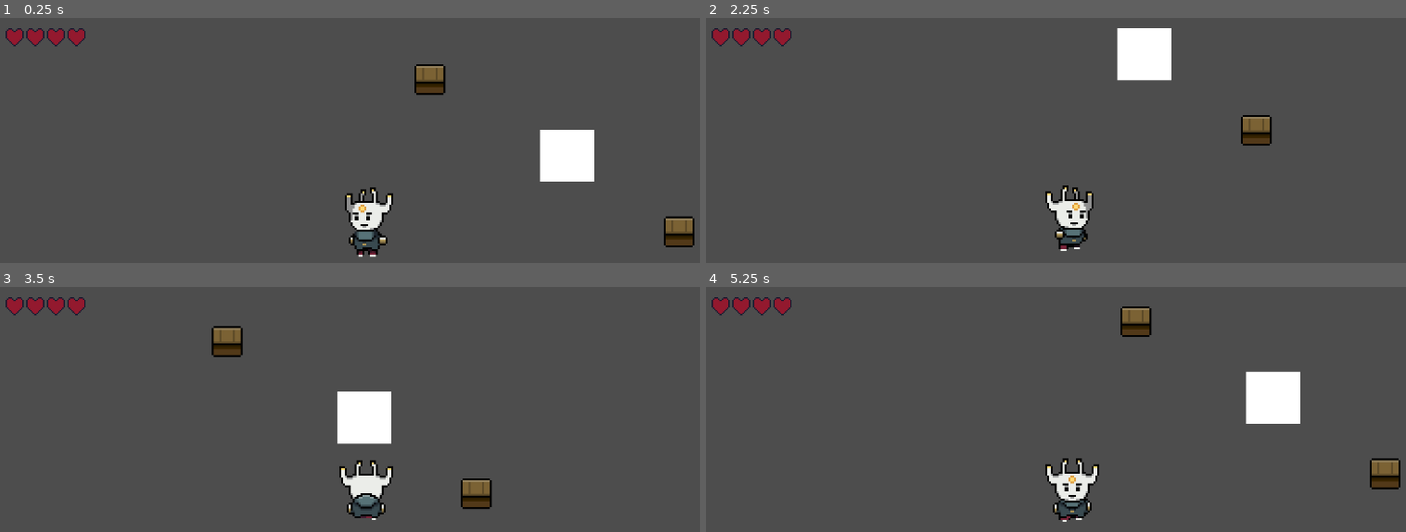
Above: before the commit, frames 1-4 (two rows, left to right).
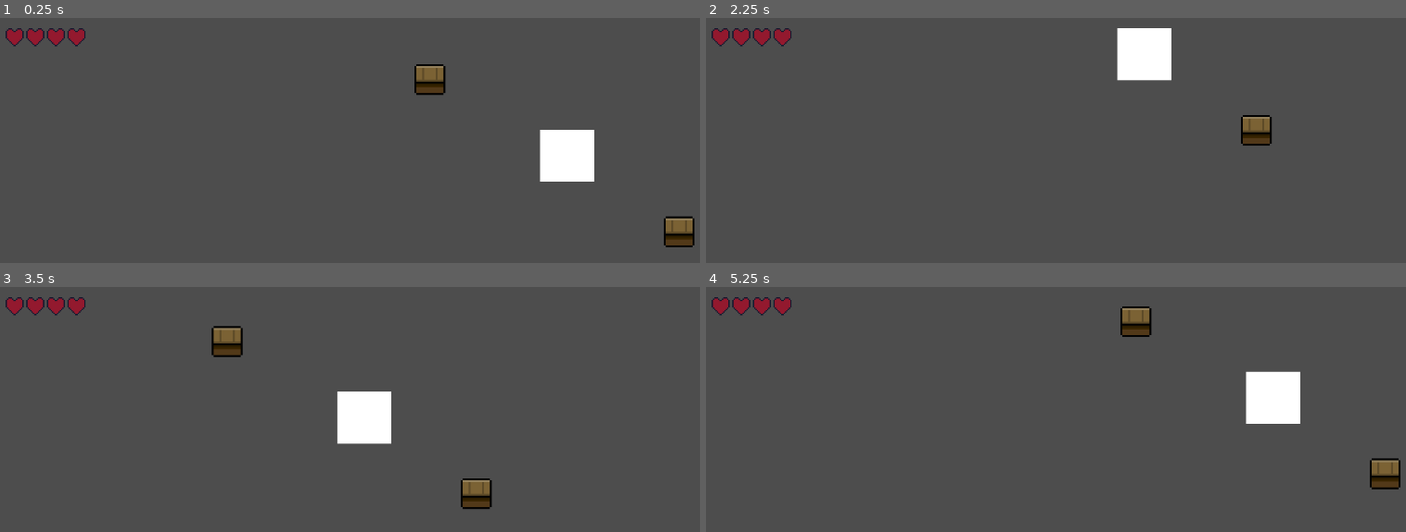
Above: after the commit, the same moments.

Repository: Tukki89/new-game-project
Game: Godot game, scene res://scenes/Level/level_1.tscn
Same seed, same stepped clock (60 frames per second), same inputs: the game is played once before the commit and once after it.
Inputs:
- Up to frame 1 (0.25 s): no input
- Up to frame 2 (2.25 s): tap Enter at 0.5 s; hold Right (ui_right) 0.53-1.28 s; hold Down (ui_down) 1.28-2.03 s; hold Right (ui_right) from 2.03 s (still down)
- Up to frame 3 (3.5 s): release Right (ui_right) at 2.78 s; hold Up (ui_up) from 2.78 s (still down)
- Up to frame 4 (5.25 s): release Up (ui_up) at 3.53 s; hold Left (ui_left) 3.53-5.03 s; hold Down (ui_down) from 5.03 s (still down)

The runs differ from the first frame. In frame 1, 1.1% of the frame differs, in the area x 49-57%, y 69-98%; in frame 2, 1.1%; in frame 3, 1.0%; in frame 4, 1.1%.

Commit message:
Player Rework

Diff:
--- a/EnchantedForest.tscn
+++ b/EnchantedForest.tscn
@@ -969,6 +969,10 @@
 
 [node name="Node2D" type="Node2D"]
 
+[node name="Player" parent="." instance=ExtResource("4_ecd66")]
+z_index = 1
+position = Vector2(175, 335)
+
 [node name="TileMap" type="TileMap" parent="."]
 tile_set = SubResource("TileSet_ooghn")
 format = 2
@@ -1026,6 +1030,3 @@
 use_parent_material = true
 tile_map_data = PackedByteArray("AAACAAoAAAAPAAsAAAACAAsAAAAPAAwAAAACAAwAAAAPAA0AAAACAA0AAAAPAA4AAAACAA4AAAAPAA8AAAADAA …(2400 unchanged characters)…
 tile_set = SubResource("TileSet_ooghn")
-
-[node name="Player" parent="." instance=ExtResource("4_ecd66")]
-position = Vector2(100, 454)
--- a/scenes/Player/player.tscn
+++ b/scenes/Player/player.tscn
@@ -1,7 +1,7 @@
 [gd_scene load_steps=42 format=3 uid="uid://brin0gve4qj2j"]
 
 [ext_resource type="Script" path="res://script/Entity/player.gd" id="1_n7ypk"]
-[ext_resource type="Texture2D" uid="uid://b2olw4qvwi5kp" path="res://2d_rpg_sprites/Sprites/Player/Player-rpg.png" id="1_w6it8"]
+[ext_resource type="Texture2D" uid="uid://dmg1l7e1sgaiy" path="res://2d_rpg_sprites/Sprites/Player/Elite Swordsman Sprite Sheet.png" id="2_dvrgt"]
 
 [sub_resource type="CircleShape2D" id="CircleShape2D_1gj4n"]
 radius = 6.0
@@ -47,7 +47,7 @@
 
 [sub_resource type="Animation" id="Animation_lfrml"]
 resource_name = "idle_down"
-length = 0.5
+length = 0.8
 loop_mode = 1
 tracks/0/type = "value"
 tracks/0/imported = false
@@ -56,10 +56,10 @@
 tracks/0/interp = 1
 tracks/0/loop_wrap = true
 tracks/0/keys = {
-"times": PackedFloat32Array(0, 0.0333333, 0.0666667, 0.1, 0.133333),
-"transitions": PackedFloat32Array(1, 1, 1, 1, 1),
-"update": 1,
-"values": [6, 7, 8, 9, 10]
+"times": PackedFloat32Array(0, 0.0666667, 0.166667, 0.266667, 0.366667, 0.466667, 0.6, 0.733333),
+"transitions": PackedFloat32Array(1, 1, 1, 1, 1, 1, 1, 1),
+"update": 1,
+"values": [1, 2, 3, 4, 5, 6, 7, 8]
 }
 tracks/1/type = "value"
 tracks/1/imported = false
@@ -85,10 +85,10 @@
 tracks/0/interp = 1
 tracks/0/loop_wrap = true
 tracks/0/keys = {
-"times": PackedFloat32Array(0, 0.0333333, 0.0666667, 0.1, 0.133333, 0.166667),
-"transitions": PackedFloat32Array(1, 1, 1, 1, 1, 1),
-"update": 1,
-"values": [12, 13, 14, 15, 16, 17]
+"times": PackedFloat32Array(0, 0.0666667, 0.166667, 0.266667, 0.366667, 0.466667, 0.6, 0.733333),
+"transitions": PackedFloat32Array(1, 1, 1, 1, 1, 1, 1, 1),
+"update": 1,
+"values": [1, 2, 3, 4, 5, 6, 7, 8]
 }
 tracks/1/type = "value"
 tracks/1/imported = false
@@ -114,10 +114,10 @@
 tracks/0/interp = 1
 tracks/0/loop_wrap = true
 tracks/0/keys = {
-"times": PackedFloat32Array(0, 0.0666667, 0.133333, 0.2, 0.266667),
-"transitions": PackedFloat32Array(1, 1, 1, 1, 1),
-"update": 1,
-"values": [1, 2, 3, 4, 5]
+"times": PackedFloat32Array(-0.0666667, 0, 0.1, 0.2, 0.3, 0.4, 0.533333, 0.666667),
+"transitions": PackedFloat32Array(1, 1, 1, 1, 1, 1, 1, 1),
+"update": 1,
+"values": [1, 2, 3, 4, 5, 6, 7, 8]
 }
 tracks/1/type = "value"
 tracks/1/imported = false
@@ -143,10 +143,10 @@
 tracks/0/interp = 1
 tracks/0/loop_wrap = true
 tracks/0/keys = {
-"times": PackedFloat32Array(0, 0.0333333, 0.0666667, 0.1, 0.133333, 0.166667),
-"transitions": PackedFloat32Array(1, 1, 1, 1, 1, 1),
-"update": 1,
-"values": [18, 19, 20, 21, 22, 23]
+"times": PackedFloat32Array(0, 0.0666667, 0.166667, 0.266667, 0.366667, 0.466667, 0.6, 0.733333),
+"transitions": PackedFloat32Array(1, 1, 1, 1, 1, 1, 1, 1),
+"update": 1,
+"values": [1, 2, 3, 4, 5, 6, 7, 8]
 }
 tracks/1/type = "value"
 tracks/1/imported = false
@@ -163,7 +163,7 @@
 
 [sub_resource type="Animation" id="Animation_oq67d"]
 resource_name = "move_down"
-length = 0.15
+length = 0.8
 loop_mode = 1
 tracks/0/type = "value"
 tracks/0/imported = false
@@ -172,10 +172,10 @@
 tracks/0/interp = 1
 tracks/0/loop_wrap = true
 tracks/0/keys = {
-"times": PackedFloat32Array(0, 0.0333333, 0.0666667, 0.1, 0.133333, 0.166667, 0.2, 0.233333),
-"transitions": PackedFloat32Array(1, 1, 1, 1, 1, 1, 1, 1),
-"update": 1,
-"values": [32, 33, 34, 35, 36, 37, 38, 39]
+"times": PackedFloat32Array(0, 0.1, 0.2, 0.3, 0.4, 0.5, 0.6, 0.7, 0.8),
+"transitions": PackedFloat32Array(1, 1, 1, 1, 1, 1, 1, 1, 1),
+"update": 1,
+"values": [9, 10, 11, 12, 13, 14, 15, 16, 17]
 }
 tracks/1/type = "value"
 tracks/1/imported = false
@@ -192,7 +192,7 @@
 
 [sub_resource type="Animation" id="Animation_giknx"]
 resource_name = "move_left"
-length = 0.15
+length = 0.8
 loop_mode = 1
 tracks/0/type = "value"
 tracks/0/imported = false
@@ -201,10 +201,10 @@
 tracks/0/interp = 1
 tracks/0/loop_wrap = true
 tracks/0/keys = {
-"times": PackedFloat32Array(0, 0.0333333, 0.0666667, 0.1, 0.133333, 0.166667, 0.2, 0.233333),
-"transitions": PackedFloat32Array(1, 1, 1, 1, 1, 1, 1, 1),
-"update": 1,
-"values": [40, 41, 42, 43, 44, 45, 46, 47]
+"times": PackedFloat32Array(0, 0.1, 0.2, 0.3, 0.4, 0.5, 0.6, 0.7, 0.8),
+"transitions": PackedFloat32Array(1, 1, 1, 1, 1, 1, 1, 1, 1),
+"update": 1,
+"values": [9, 10, 11, 12, 13, 14, 15, 16, 17]
 }
 tracks/1/type = "value"
 tracks/1/imported = false
@@ -221,7 +221,7 @@
 
 [sub_resource type="Animation" id="Animation_h44cg"]
 resource_name = "move_right"
-length = 0.15
+length = 0.8
 loop_mode = 1
 tracks/0/type = "value"
 tracks/0/imported = false
@@ -230,10 +230,10 @@
 tracks/0/interp = 1
 tracks/0/loop_wrap = true
 tracks/0/keys = {
-"times": PackedFloat32Array(0, 0.0333333, 0.0666667, 0.1, 0.133333, 0.166667, 0.2, 0.233333),
-"transitions": PackedFloat32Array(1, 1, 1, 1, 1, 1, 1, 1),
-"update": 1,
-"values": [24, 25, 26, 27, 28, 29, 30, 31]
+"times": PackedFloat32Array(0, 0.1, 0.2, 0.3, 0.4, 0.5, 0.6, 0.7, 0.8),
+"transitions": PackedFloat32Array(1, 1, 1, 1, 1, 1, 1, 1, 1),
+"update": 1,
+"values": [9, 10, 11, 12, 13, 14, 15, 16, 17]
 }
 tracks/1/type = "value"
 tracks/1/imported = false
@@ -250,35 +250,34 @@
 
 [sub_resource type="Animation" id="Animation_5rcum"]
 resource_name = "move_up"
-length = 0.15
-loop_mode = 1
-tracks/0/type = "value"
-tracks/0/imported = false
-tracks/0/enabled = true
-tracks/0/path = NodePath("Sprite2D:frame")
-tracks/0/interp = 1
-tracks/0/loop_wrap = true
-tracks/0/keys = {
-"times": PackedFloat32Array(0, 0.0333333, 0.0666667, 0.1, 0.133333, 0.166667, 0.2, 0.233333),
-"transitions": PackedFloat32Array(1, 1, 1, 1, 1, 1, 1, 1),
-"update": 1,
-"values": [48, 49, 50, 51, 52, 53, 54, 55]
+length = 0.8
+tracks/0/type = "value"
+tracks/0/imported = false
+tracks/0/enabled = true
+tracks/0/path = NodePath("Sprite2D:frame")
+tracks/0/interp = 1
+tracks/0/loop_wrap = true
+tracks/0/keys = {
+"times": PackedFloat32Array(0, 0.1, 0.2, 0.3, 0.4, 0.5, 0.6, 0.7, 0.8),
+"transitions": PackedFloat32Array(1, 1, 1, 1, 1, 1, 1, 1, 1),
+"update": 1,
+"values": [9, 10, 11, 12, 13, 14, 15, 16, 17]
 }
 
 [sub_resource type="Animation" id="Animation_jjtxs"]
 resource_name = "sword_down"
-length = 0.5
-tracks/0/type = "value"
-tracks/0/imported = false
-tracks/0/enabled = true
-tracks/0/path = NodePath("Sprite2D:frame")
-tracks/0/interp = 1
-tracks/0/loop_wrap = true
-tracks/0/keys = {
-"times": PackedFloat32Array(0, 0.166667, 0.333333, 0.433333),
-"transitions": PackedFloat32Array(1, 1, 1, 1),
-"update": 1,
-"values": [60, 61, 62, 63]
+length = 0.8
+tracks/0/type = "value"
+tracks/0/imported = false
+tracks/0/enabled = true
+tracks/0/path = NodePath("Sprite2D:frame")
+tracks/0/interp = 1
+tracks/0/loop_wrap = true
+tracks/0/keys = {
+"times": PackedFloat32Array(0, 0.133333, 0.233333, 0.333333, 0.466667, 0.566667, 0.666667, 0.766667),
+"transitions": PackedFloat32Array(1, 1, 1, 1, 1, 1, 1, 1),
+"update": 1,
+"values": [16, 17, 18, 19, 20, 21, 22, 23]
 }
 tracks/1/type = "value"
 tracks/1/imported = false
@@ -321,18 +320,18 @@
 
 [sub_resource type="Animation" id="Animation_f15lc"]
 resource_name = "sword_left"
-length = 0.5
-tracks/0/type = "value"
-tracks/0/imported = false
-tracks/0/enabled = true
-tracks/0/path = NodePath("Sprite2D:frame")
-tracks/0/interp = 1
-tracks/0/loop_wrap = true
-tracks/0/keys = {
-"times": PackedFloat32Array(0, 0.166667, 0.3, 0.433333),
-"transitions": PackedFloat32Array(1, 1, 1, 1),
-"update": 1,
-"values": [64, 65, 66, 67]
+length = 0.8
+tracks/0/type = "value"
+tracks/0/imported = false
+tracks/0/enabled = true
+tracks/0/path = NodePath("Sprite2D:frame")
+tracks/0/interp = 1
+tracks/0/loop_wrap = true
+tracks/0/keys = {
+"times": PackedFloat32Array(0, 0.1, 0.2, 0.333333, 0.433333, 0.533333, 0.633333),
+"transitions": PackedFloat32Array(1, 1, 1, 1, 1, 1, 1),
+"update": 1,
+"values": [17, 18, 19, 20, 21, 22, 23]
 }
 tracks/1/type = "value"
 tracks/1/imported = false
@@ -375,18 +374,18 @@
 
 [sub_resource type="Animation" id="Animation_u50rj"]
 resource_name = "sword_right"
-length = 0.5
-tracks/0/type = "value"
-tracks/0/imported = false
-tracks/0/enabled = true
-tracks/0/path = NodePath("Sprite2D:frame")
-tracks/0/interp = 1
-tracks/0/loop_wrap = true
-tracks/0/keys = {
-"times": PackedFloat32Array(0, 0.0333333, 0.0666667, 0.1),
-"transitions": PackedFloat32Array(1, 1, 1, 1),
-"update": 1,
-"values": [56, 57, 58, 59]
+length = 0.8
+tracks/0/type = "value"
+tracks/0/imported = false
+tracks/0/enabled = true
+tracks/0/path = NodePath("Sprite2D:frame")
+tracks/0/interp = 1
+tracks/0/loop_wrap = true
+tracks/0/keys = {
+"times": PackedFloat32Array(0, 0.133333, 0.233333, 0.333333, 0.466667, 0.566667, 0.666667, 0.766667),
+"transitions": PackedFloat32Array(1, 1, 1, 1, 1, 1, 1, 1),
+"update": 1,
+"values": [16, 17, 18, 19, 20, 21, 22, 23]
 }
 tracks/1/type = "value"
 tracks/1/imported = false
@@ -429,18 +428,18 @@
 
 [sub_resource type="Animation" id="Animation_aveap"]
 resource_name = "sword_up"
-length = 0.5
-tracks/0/type = "value"
-tracks/0/imported = false
-tracks/0/enabled = true
-tracks/0/path = NodePath("Sprite2D:frame")
-tracks/0/interp = 1
-tracks/0/loop_wrap = true
-tracks/0/keys = {
-"times": PackedFloat32Array(0, 0.133333, 0.3, 0.433333),
-"transitions": PackedFloat32Array(1, 1, 1, 1),
-"update": 1,
-"values": [68, 69, 70, 71]
+length = 0.8
+tracks/0/type = "value"
+tracks/0/imported = false
+tracks/0/enabled = true
+tracks/0/path = NodePath("Sprite2D:frame")
+tracks/0/interp = 1
+tracks/0/loop_wrap = true
+tracks/0/keys = {
+"times": PackedFloat32Array(0, 0.133333, 0.233333, 0.333333, 0.466667, 0.566667, 0.666667, 0.766667),
+"transitions": PackedFloat32Array(1, 1, 1, 1, 1, 1, 1, 1),
+"update": 1,
+"values": [16, 17, 18, 19, 20, 21, 22, 23]
 }
 tracks/1/type = "value"
 tracks/1/imported = false
@@ -592,7 +591,7 @@
 transitions = ["Start", "Idle", SubResource("AnimationNodeStateMachineTransition_qr2ne"), "Idle", "Move", SubResource(" …(418 unchanged characters)…
 
 [sub_resource type="RectangleShape2D" id="RectangleShape2D_stfyk"]
-size = Vector2(20, 28)
+size = Vector2(20, 33)
 
 [node name="Player" type="CharacterBody2D"]
 y_sort_enabled = true
@@ -600,12 +599,14 @@
 script = ExtResource("1_n7ypk")
 
 [node name="Sprite2D" type="Sprite2D" parent="."]
-texture = ExtResource("1_w6it8")
-hframes = 12
+position = Vector2(0, 3)
+texture = ExtResource("2_dvrgt")
+offset = Vector2(8, 0)
+hframes = 8
 vframes = 9
 
 [node name="CollisionShape2D" type="CollisionShape2D" parent="."]
-position = Vector2(0, 9)
+position = Vector2(8, 9)
 shape = SubResource("CircleShape2D_1gj4n")
 
 [node name="Camera2D" type="Camera2D" parent="."]
@@ -628,7 +629,7 @@
 collision_mask = 4
 
 [node name="CollisionShape2D" type="CollisionShape2D" parent="sword"]
-position = Vector2(24, 1)
+position = Vector2(32, -1)
 shape = SubResource("RectangleShape2D_stfyk")
 disabled = true
 debug_color = Color(0.881884, 0.114646, 0.767301, 0.42)
--- a/script/Entity/player.gd
+++ b/script/Entity/player.gd
@@ -2,6 +2,7 @@
 
 @onready var anim_tree = $AnimationTree
 @onready var anim_state = anim_tree.get("parameters/playback")
+@onready var sprite = $Sprite2D  # Change to $AnimatedSprite2D if needed
 
 enum player_states {MOVE, SWORD}
 var current_states = player_states.MOVE
@@ -19,28 +20,33 @@
 		player_states.SWORD:
 			sword()
 
+	move_and_slide()
+
 func input_move():
 	input_movement = Input.get_vector("ui_left", "ui_right", "ui_up", "ui_down")
 
 	if input_movement != Vector2.ZERO:
-		anim_tree.set("parameters/Idle/blend_position" , input_movement)
-		anim_tree.set("parameters/Move/blend_position" , input_movement)
-		anim_tree.set("parameters/Sword/blend_position" , input_movement)
+		anim_tree.set("parameters/Idle/blend_position", input_movement)
+		anim_tree.set("parameters/Move/blend_position", input_movement)
+		anim_tree.set("parameters/Sword/blend_position", input_movement)
 		anim_state.travel("Move")
 		velocity = input_movement * speed
-	if input_movement == Vector2.ZERO:
+
+		# Flip sprite only based on left/right movement
+		if input_movement.x < 0:
+			sprite.flip_h = true  # Face left
+		elif input_movement.x > 0:
+			sprite.flip_h = false  # Face right
+
+	else:
 		anim_state.travel("Idle")
 		velocity = Vector2.ZERO
 
 	if Input.is_action_just_pressed("ui_sword"):
 		current_states = player_states.SWORD
 
-	move_and_slide()
-
-
 func sword():
 	anim_state.travel("Sword")
 
-
 func on_states_reset():
 	current_states = player_states.MOVE
